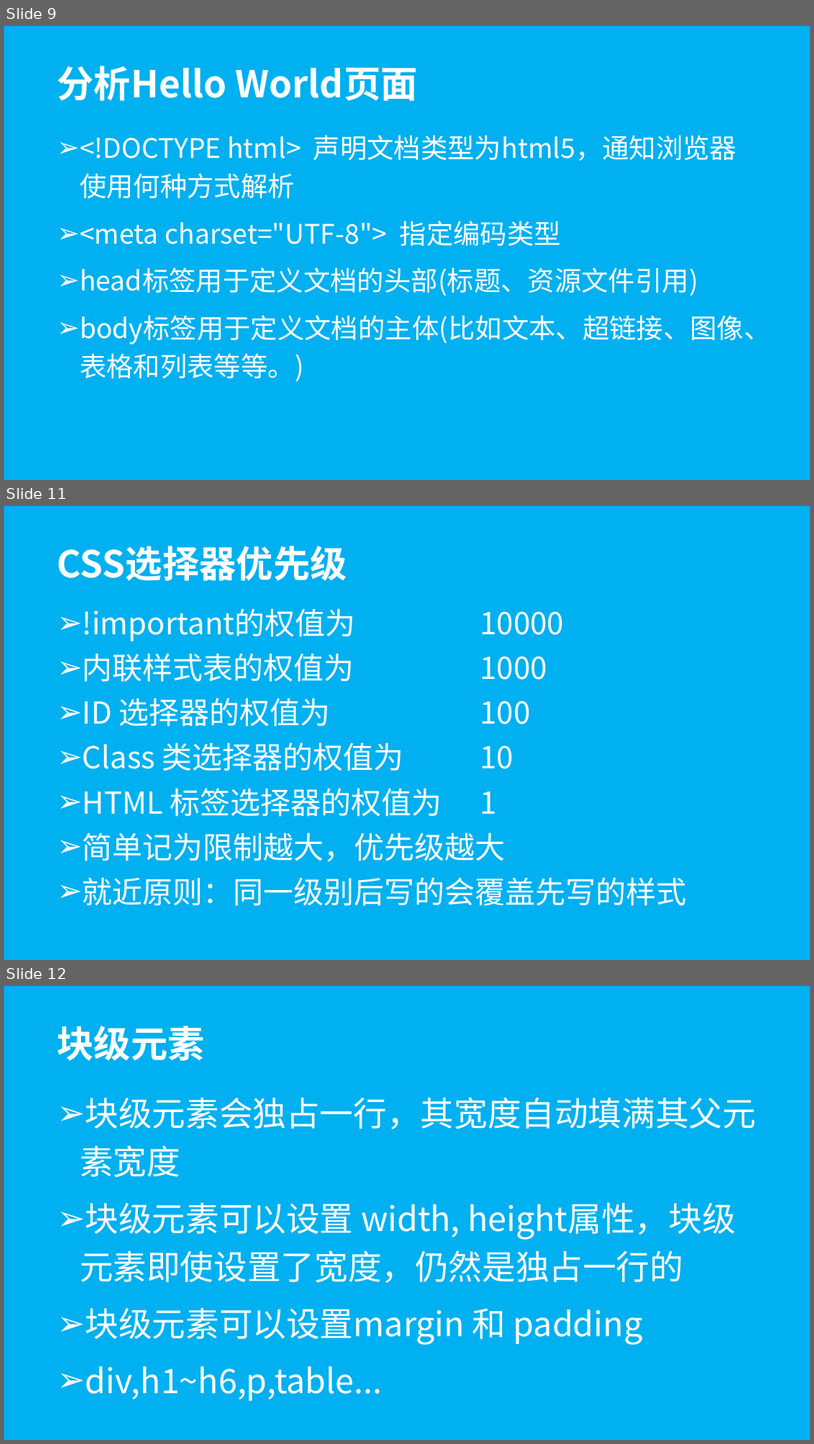
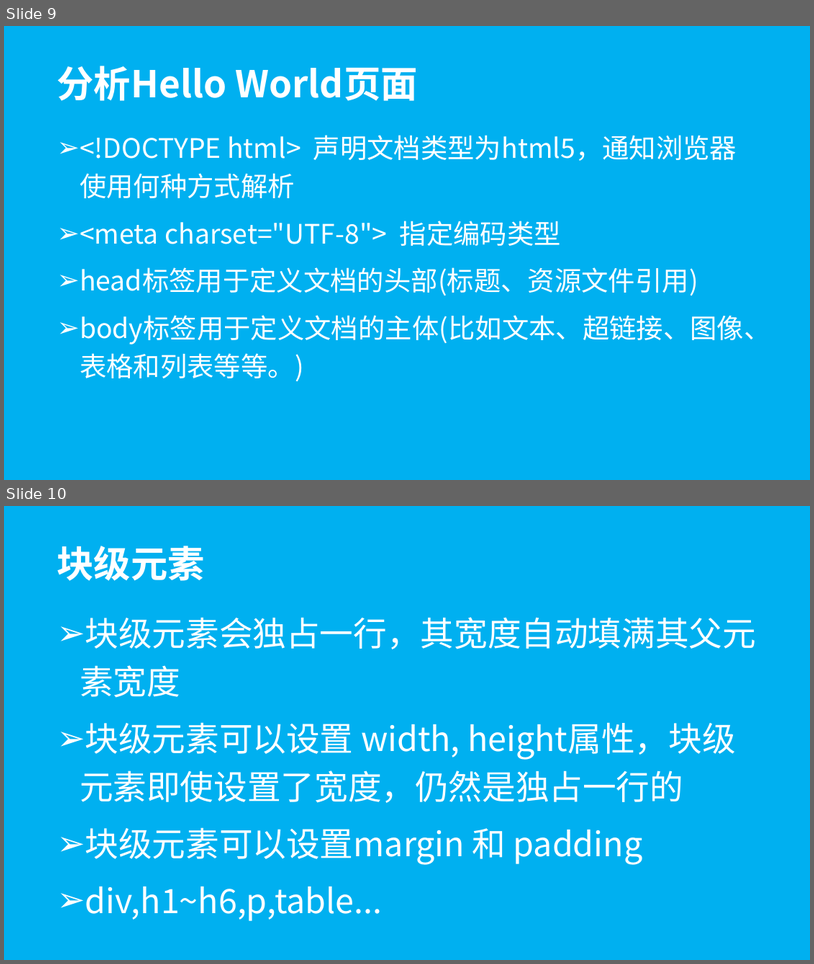
Before and after one commit to wugenshui/ppt, a slide deck: HTML_CSS/Html&CSS.pptx. Shown one above the other, each under a label of ours: slides 9, 11 and 12 before the commit, slides 9 and 10 after it; the slides between them are not shown. The pictures are 814x1444 and 814x964 pixels, drawn with LibreOffice and Linux fonts; fonts in the diff are those of the drawing. Boxes give left, top, right and bottom in pixels: in the first picture for what was removed or moved away, otherwise in the second. Text is boxed around its words. In the diff, an @@ line names an element or a change of style, - is before the commit and + after.

Commit message:
html ppt

```diff
--- a/HTML_CSS/Html&CSS.pptx
+++ b/HTML_CSS/Html&CSS.pptx
@@ slide 11 removed at bbox=[4, 506, 810, 960], background #00B0F0 @@
@@ title removed at bbox=[57, 546, 347, 581] @@
-CSS选择器优先级
@@ subtitle removed at bbox=[82, 608, 687, 906] @@
-➢ !important的权值为 10000
-➢ 内联样式表的权值为 1000
-➢ ID 选择器的权值为 100
-➢ Class 类选择器的权值为 10
-➢ HTML 标签选择器的权值为 1
-➢ 简单记为限制越大，优先级越大
-➢ 就近原则：同一级别后写的会覆盖先写的样式
@@ what was slide 12 is now slide 10 @@
```
Also in this commit, not shown: 1 slide changed, 1 other slide removed.
